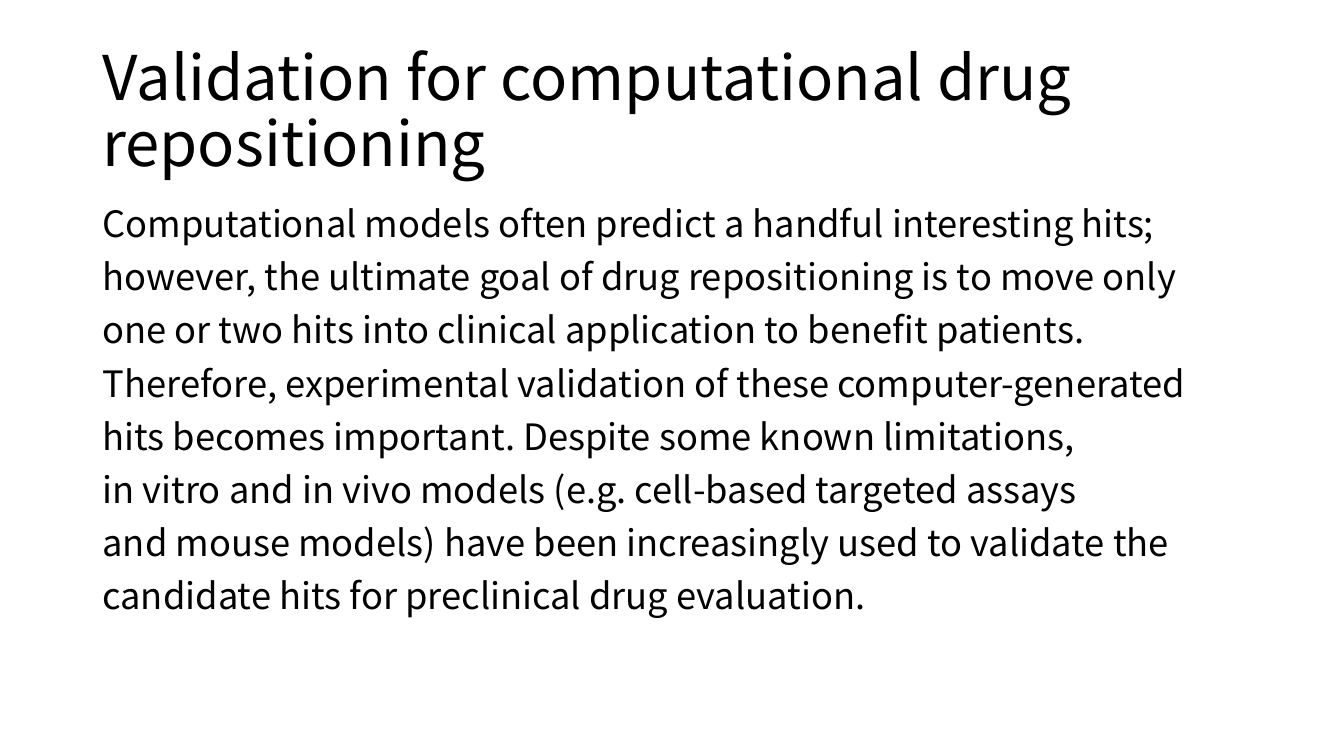
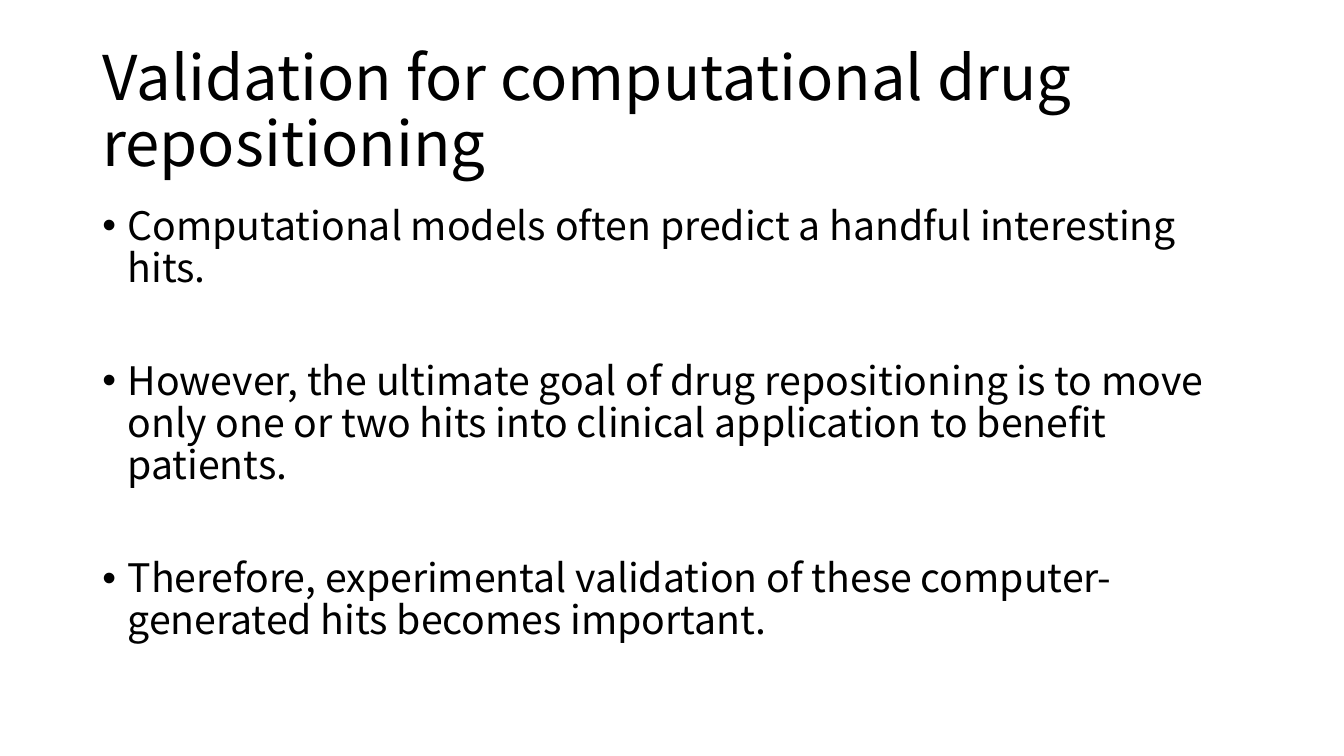
Before and after one commit to moklise/TIL, a slide deck: slide 9 of Review/[2] A Survey Off Current Trends In Computational Drug/A survey of current trends in computational drug.pptx (slide 10 before the commit). Drawn at 1344x756 pixels with LibreOffice and Linux fonts; fonts in the diff are those of the drawing. Boxes give left, top, right and bottom in pixels: in the first picture for what was removed or moved away, otherwise in the second. Text is boxed around its words. In the diff, an @@ line names an element or a change of style, - is before the commit and + after.

```diff
--- a/Review/[2] A Survey Off Current Trends In Computational Drug/A survey of current trends in computational drug.pptx
+++ b/Review/[2] A Survey Off Current Trends In Computational Drug/A survey of current trends in computational drug.pptx
@@ text at box(128, 208, 1203, 644): text changed; size 25.9 to 28 pt @@
-Computational models often predict a handful interesting hits;
-however, the ultimate goal of drug repositioning is to move only
-one or two hits into clinical application to benefit patients.
-Therefore, experimental validation of these computer-generated
-hits becomes important. Despite some known limitations,
-in vitro and in vivo models (e.g. cell-based targeted assays
-and mouse models) have been increasingly used to validate the
-candidate hits for preclinical drug evaluation.
+• Computational models often predict a handful interesting hits.
+• However, the ultimate goal of drug repositioning is to move only one or two hits into clinical application to benefit patients.
+• Therefore, experimental validation of these computer-generated hits becomes important.
```
Also in this commit, not shown: 8 other slides changed, 2 slides added, 1 slide removed.
